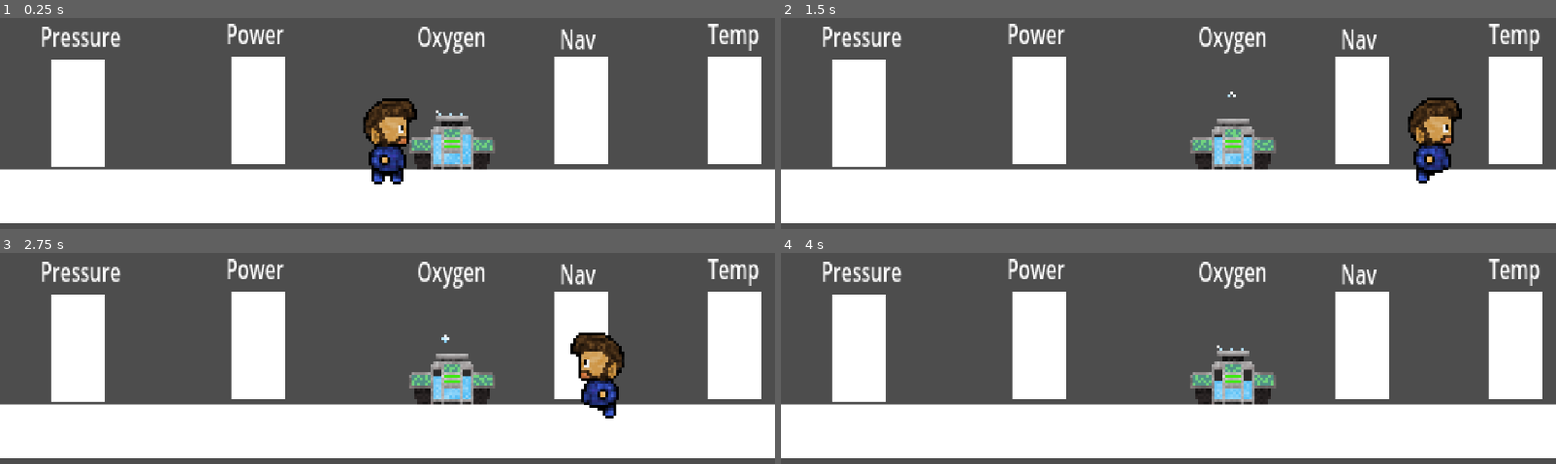
Above: before the commit, frames 1-4 (two rows, left to right).
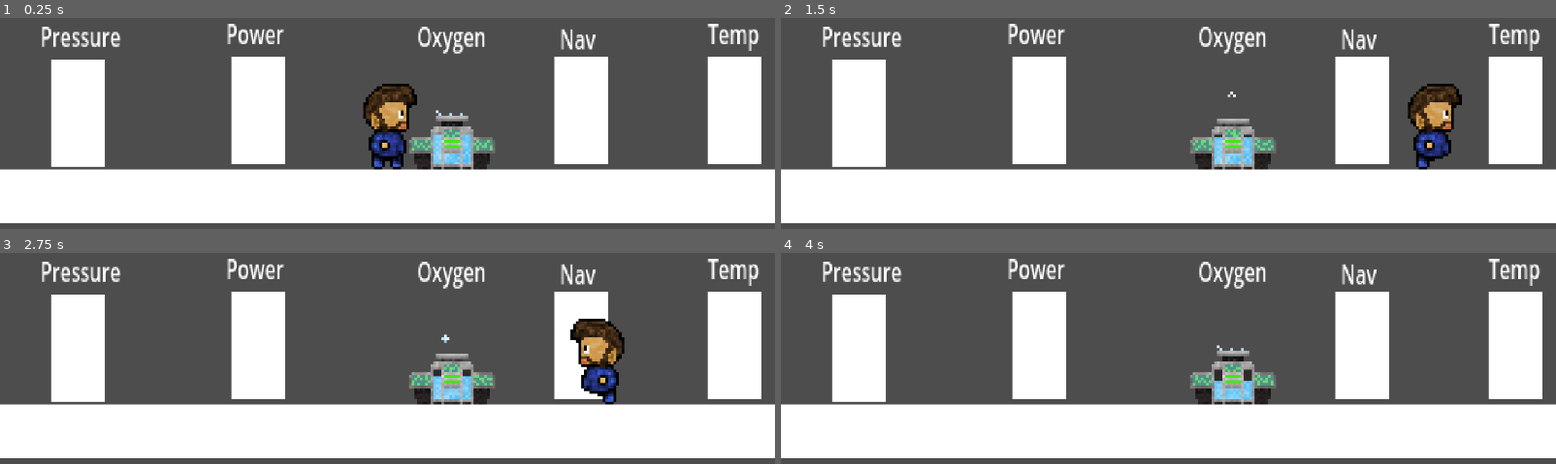
Above: after the commit, the same moments.

Repository: CodyFlys/pressurepoint
Game: Godot game, scene res://Scenes/level_1.tscn
The game is run twice, just before and just after one commit, with the same random seed, the same clock (stepped at 60 frames per second) and the same inputs.
Inputs:
- Up to frame 1 (0.25 s): no input
- Up to frame 2 (1.5 s): hold E (interact) 0.53-1.28 s; hold D (walkRight) from 0.53 s (still down); tap E (interact) at 1.35 s
- Up to frame 3 (2.75 s): release D (walkRight) at 2.03 s; hold A (walkLeft) from 2.03 s (still down); hold E (interact) from 2.03 s (still down)
- Up to frame 4 (4 s): release A (walkLeft) at 2.78 s; release E (interact) at 2.78 s; hold D (walkRight) from 2.78 s (still down); tap E (interact) at 2.85 s; hold E (interact) from 3.53 s (still down)

The runs differ from the first frame. In frame 1, 2.3% of the frame differs, in the area x 46-54%, y 31-79%; in frame 2, 2.2%; in frame 3, 2.2%; in frame 4, nothing differs.

Commit message:
Adjusted Player CollisionBox

Diff:
--- a/Scenes/Player.tscn
+++ b/Scenes/Player.tscn
@@ -57,6 +57,6 @@
 frame_progress = 0.321085
 
 [node name="CollisionShape2D" type="CollisionShape2D" parent="."]
-position = Vector2(2, -10)
+position = Vector2(2, -4.675)
 scale = Vector2(0.500216, 0.45736)
 shape = SubResource("CircleShape2D_y55a7")
